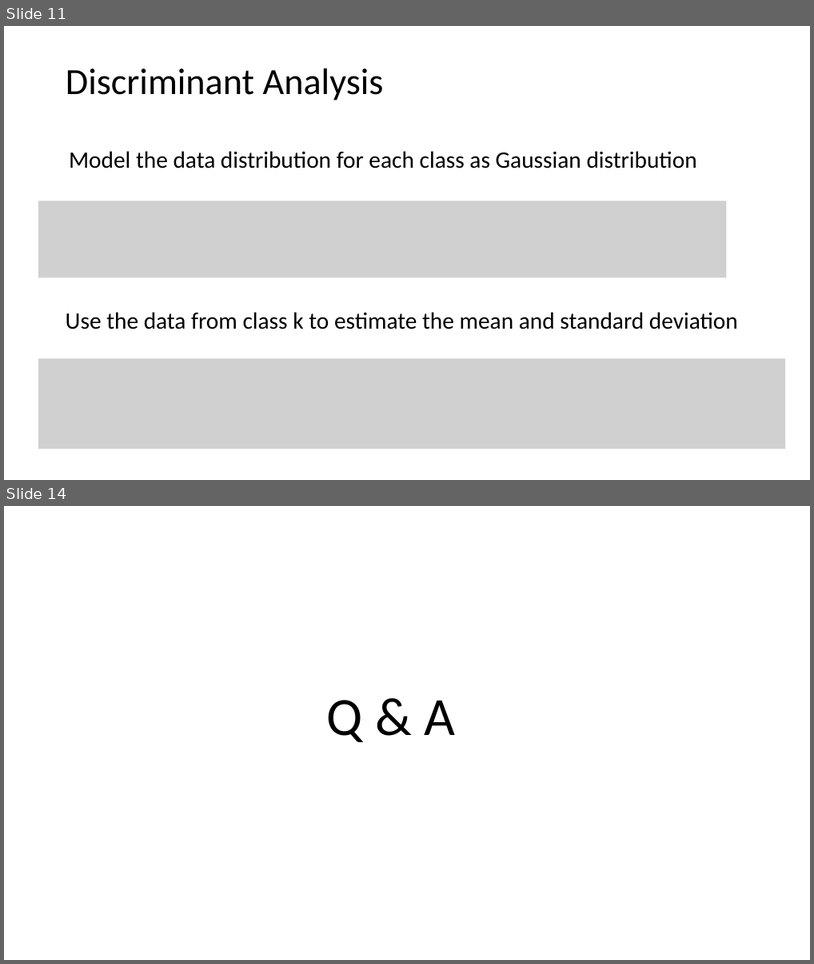
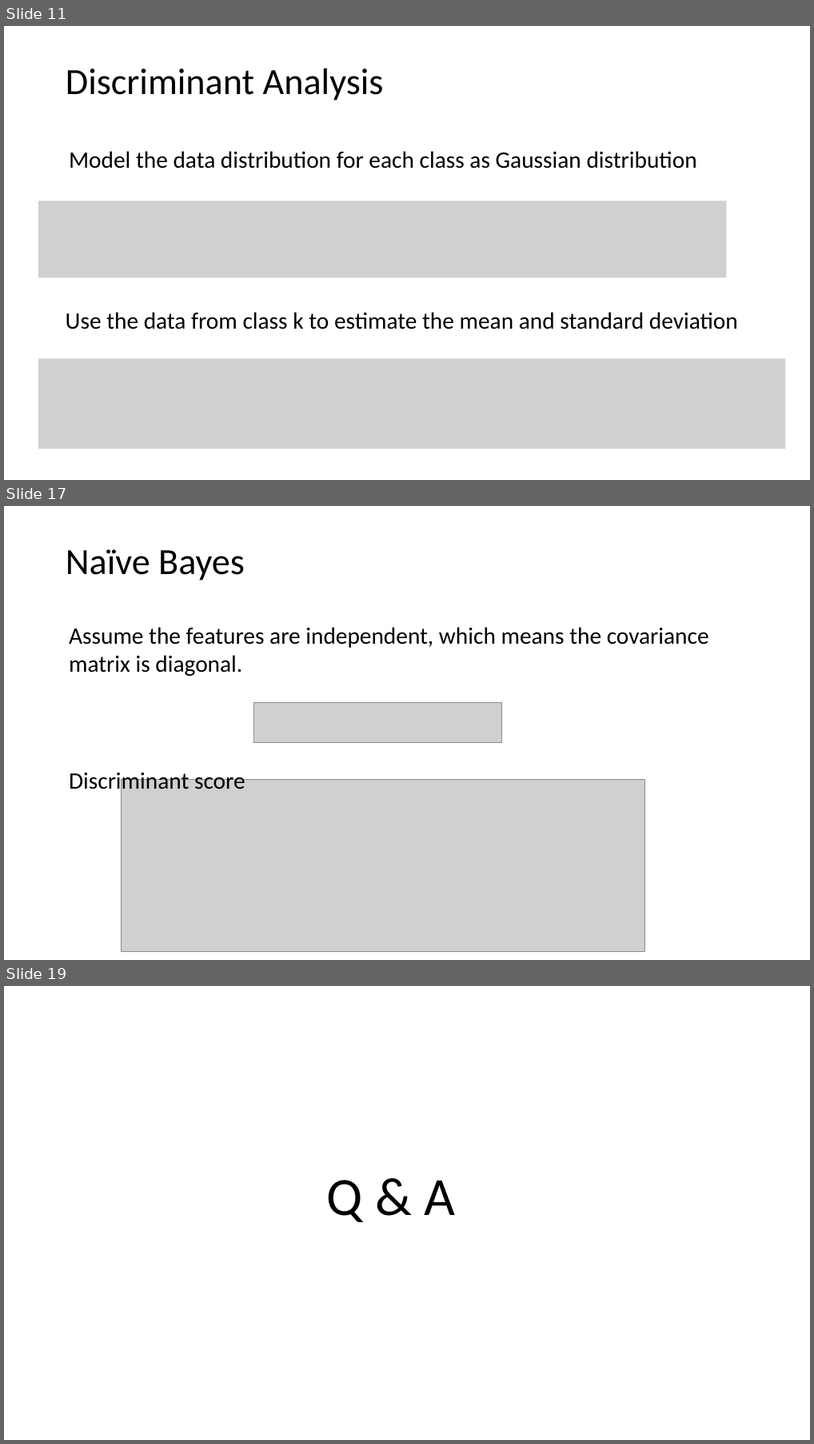
Before and after one commit to tianzheng4/tianzheng4.github.io, a slide deck: _umkc-teaching/slides/Lecture 5.pptx. Shown one above the other, each under a label of ours: slides 11 and 14 before the commit, slides 11, 17 and 19 after it; the slides between them are not shown. The pictures are 814x964 and 814x1444 pixels, drawn with LibreOffice and Linux fonts; fonts in the diff are those of the drawing; grey boxes stand for pictures. Boxes give left, top, right and bottom in pixels: in the first picture for what was removed or moved away, otherwise in the second. Text is boxed around its words. In the diff, an @@ line names an element or a change of style, - is before the commit and + after.

```diff
--- a/_umkc-teaching/slides/Lecture 5.pptx
+++ b/_umkc-teaching/slides/Lecture 5.pptx
@@ slide 17 added at (4, 506, 810, 960), background #FFFFFF @@
@@ title added at (66, 549, 245, 580), 44 pt, text #000000 @@
+Naïve Bayes
@@ text added at (69, 627, 710, 676), 28 pt, text #000000 @@
+Assume the features are independent, which means the covariance matrix is diagonal.
@@ picture added at (254, 702, 502, 742) @@
@@ text added at (69, 768, 246, 794), 28 pt, text #000000 @@
+Discriminant score
@@ picture added at (121, 780, 646, 952) @@
@@ what was slide 14 is now slide 19 @@
```
Also in this commit, not shown: 3 slides changed, 4 other slides added.
